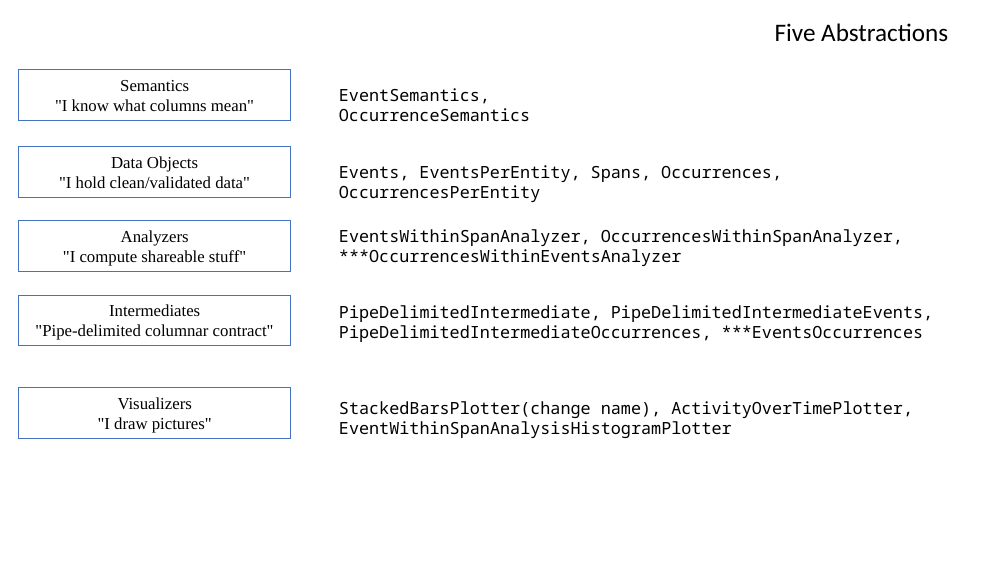
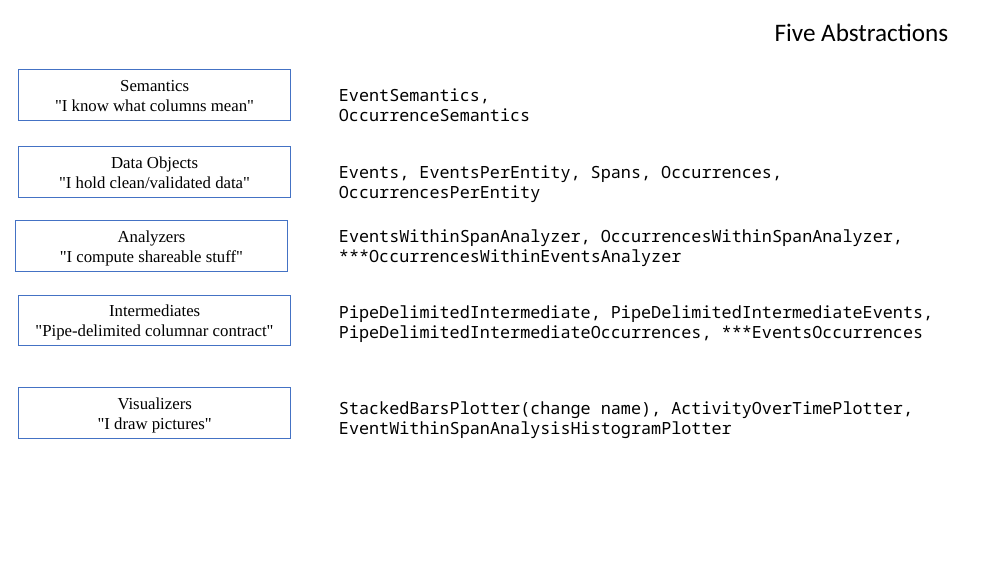
Before and after one commit to djarenas/eventus, a slide deck: slide 4 of eventus_architecture.pptx (slide 1 before the commit). Drawn at 1008x567 pixels with LibreOffice and Linux fonts; fonts in the diff are those of the drawing. Boxes give left, top, right and bottom in pixels: in the first picture for what was removed or moved away, otherwise in the second. Text is boxed around its words. In the diff, an @@ line names an element or a change of style, - is before the commit and + after.

```diff
--- a/eventus_architecture.pptx
+++ b/eventus_architecture.pptx
@@ rectangle "Analyzers" moved from (x1=19, y1=221, x2=291, y2=271) to (x1=15, y1=221, x2=287, y2=271) @@
```
Also in this commit, not shown: 6 other slides changed, 6 slides added.
